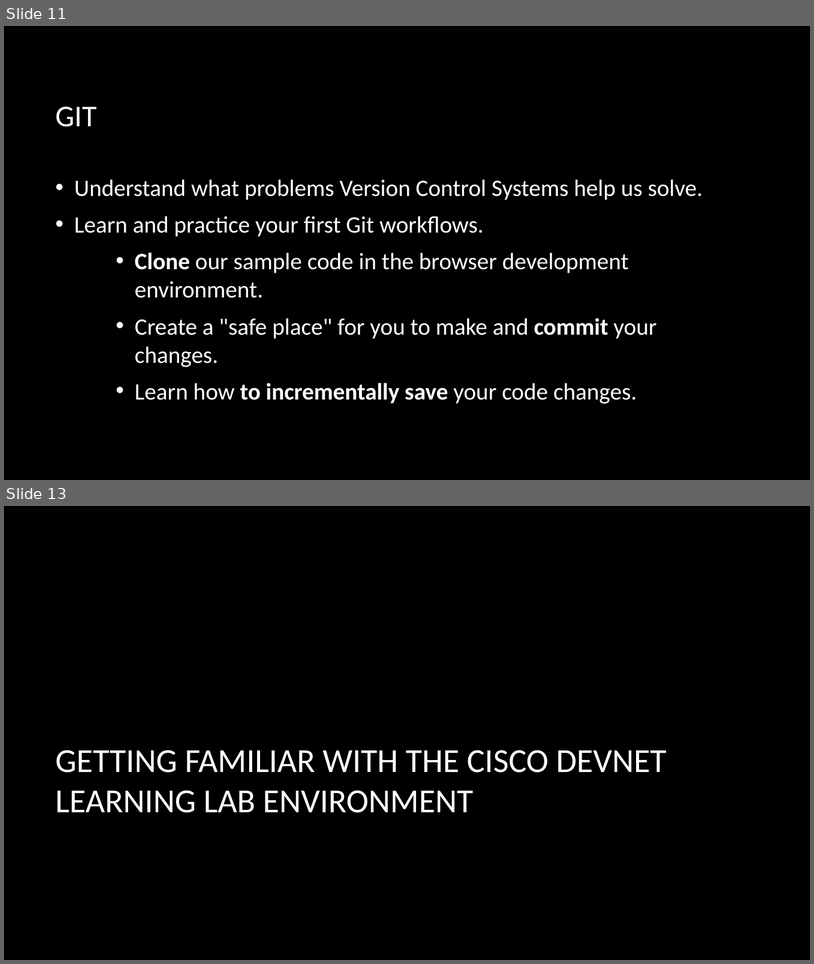
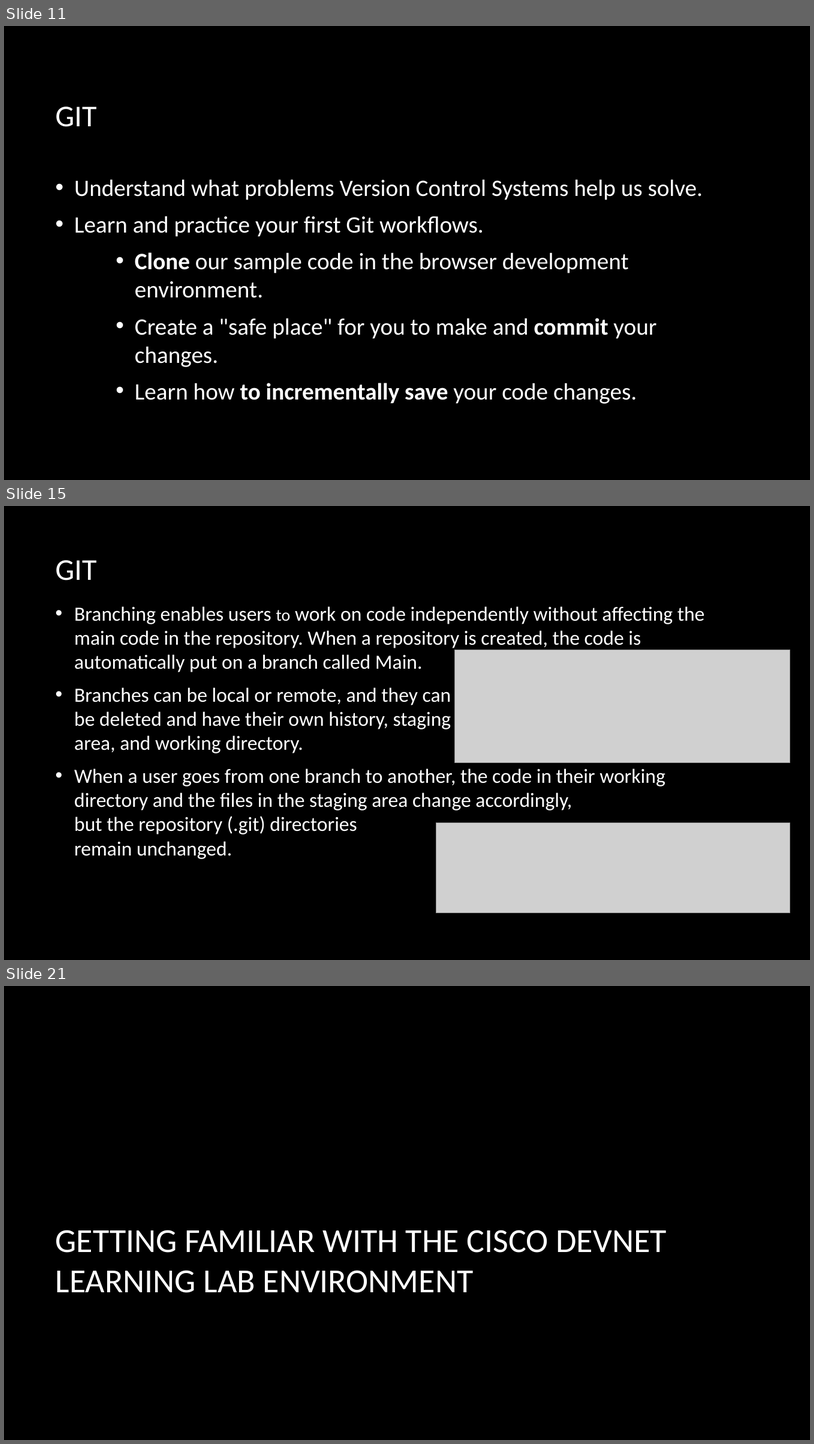
Before and after one commit to CiscoDevNet/WASTC2024-vFDW, a slide deck: 1-Monday/Intro-to-Git/WASTC2024-vFDW-Intro-to-Git.pptx. Shown one above the other, each under a label of ours: slides 11 and 13 before the commit, slides 11, 15 and 21 after it; the slides between them are not shown. The pictures are 814x964 and 814x1444 pixels, drawn with LibreOffice and Linux fonts; fonts in the diff are those of the drawing; grey boxes stand for pictures; background and template pictures are left out. Boxes give left, top, right and bottom in pixels: in the first picture for what was removed or moved away, otherwise in the second. Text is boxed around its words. In the diff, an @@ line names an element or a change of style, - is before the commit and + after.

```diff
--- a/1-Monday/Intro-to-Git/WASTC2024-vFDW-Intro-to-Git.pptx
+++ b/1-Monday/Intro-to-Git/WASTC2024-vFDW-Intro-to-Git.pptx
@@ slide 15 added at <box>4,506,810,960</box>, background picture (left out) @@
@@ title added at <box>56,560,97,580</box>, 36 pt, text #FFFFFF @@
+GIT
@@ text added at <box>74,606,705,859</box>, 24 pt, text #FFFFFF @@
+• Branching enables users to work on code independently without affecting the main code in the repository. When a repository is created, the code is automatically put on a branch called Main.
+• Branches can be local or remote, and they can
+  be deleted and have their own history, staging
+  area, and working directory.
+• When a user goes from one branch to another, the code in their working directory and the files in the staging area change accordingly,
+  but the repository (.git) directories
+  remain unchanged.
@@ picture added at <box>455,649,791,762</box> @@
@@ picture added at <box>436,823,791,913</box> @@
@@ what was slide 13 is now slide 21 @@
```
Also in this commit, not shown: 1 slide changed, 8 other slides added, 1 slide removed.
